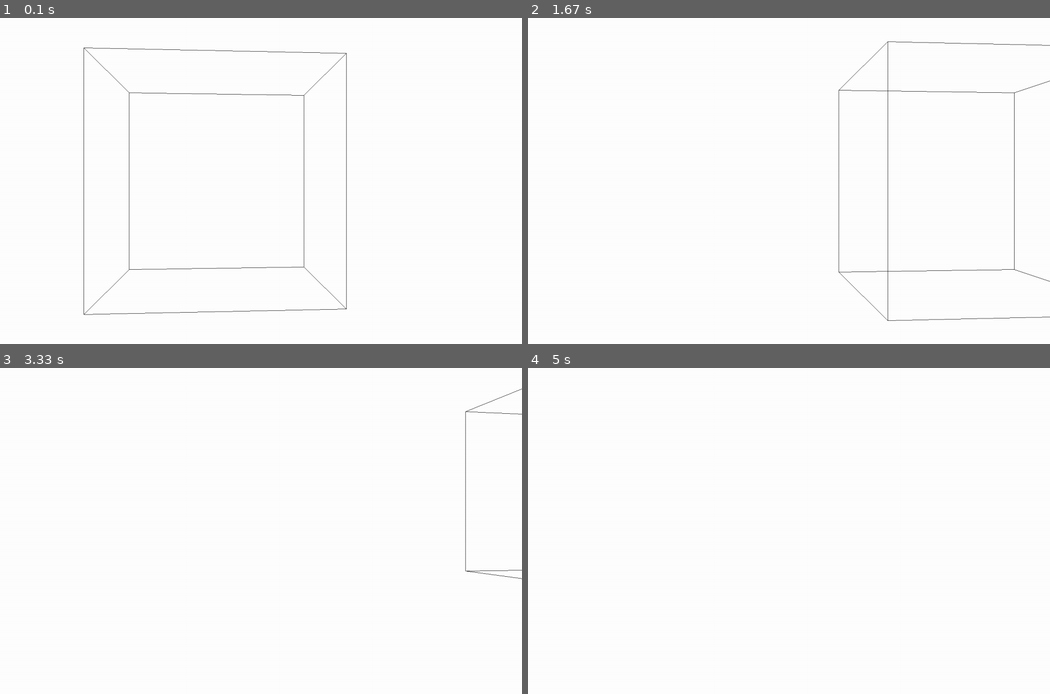
Above: before the commit, frames 1-4 (two rows, left to right).
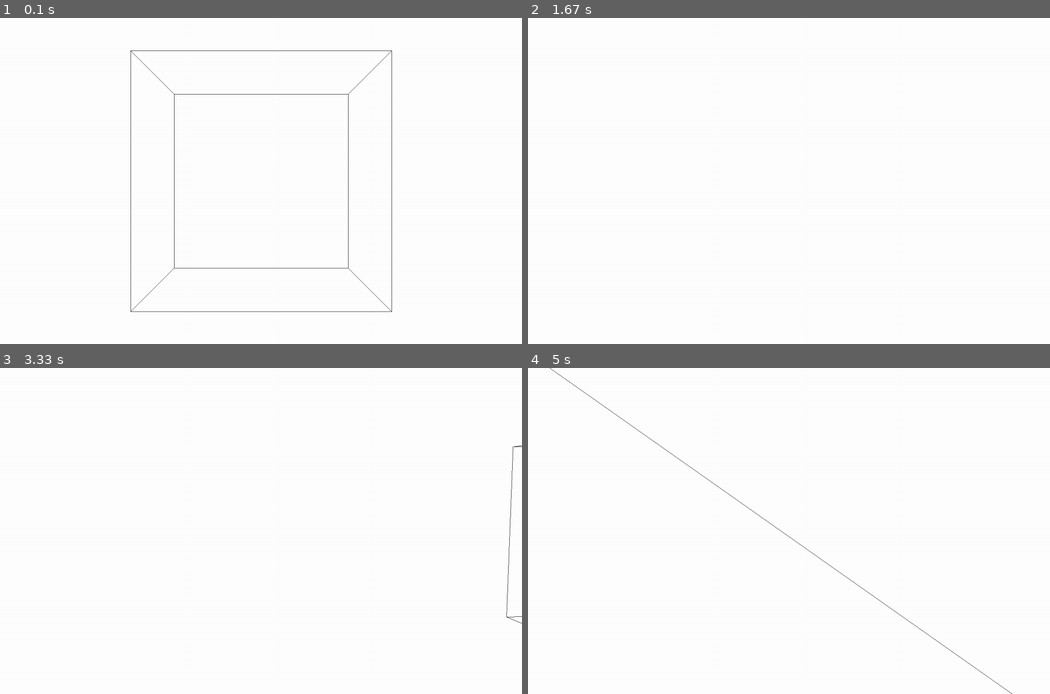
Above: after the commit, the same moments.

Repository: averyli290/pygame_programs
Game: pygame game, started from 3dengine.py
Same seed, same stepped clock (60 frames per second), same inputs: the game is played once before the commit and once after it.
Inputs (mouse positions are in pixels of both pictures, inside the frame that each line leads up to):
- Up to frame 1 (0.1 s): no input
- Up to frame 2 (1.67 s): hold D 0.33-0.8 s; move the mouse to (768, 194) at 0.37 s; hold W 0.83-1.13 s
- Up to frame 3 (3.33 s): hold A 1.67-2.2 s; tap E at 1.82 s; hold S 2.23-2.53 s; hold A 2.57-2.97 s; click (459, 654) at 3.05 s
- Up to frame 4 (5 s): hold W 3.33-3.7 s; hold Q 3.73-4.37 s; hold D 3.73-4.37 s; hold D from 4.4 s (still down); tap E at 4.55 s

The runs differ from the first frame. In frame 1, 1.7% of the frame differs, in the area x 16-76%, y 9-92%; in frame 2, 0.7%; in frame 3, 0.3%; in frame 4, 0.3%.

Commit message:
Updating the program

Diff:
--- a/3dengine.py
+++ b/3dengine.py
@@ -1,4 +1,4 @@
-import pygame, sys, math
+import pygame, sys, math, random
 
 # FROM YOUTUBE VIDEO https://www.youtube.com/watch?v=g4E9iq0BixA
 # This was learned, not just copied
@@ -17,15 +17,16 @@
     pygame.event.set_grab(1)
 
     class Player(pygame.sprite.Sprite):
-        def __init__(self, screen, color, pos=(0, 0, 0), rot=(0, 0)):
+        def __init__(self, screen, color, pos=(0, 0, 0), rot=(0, 0), verts=[], edges=[], faces=[]):
             pygame.sprite.Sprite.__init__(self)
 
             self.color = color
             self.screen = screen
 
-            # List of verticies and edges for the map
-            self.verts = []
-            self.edges = []
+            # List of faces, verticies and edges for the map
+            self.verts = verts
+            self.edges = edges
+            self.faces = faces
 
             # The variable that is divided by z for simulating depth (The width of the screen divided by 2 because that is the center)
             self.depthVar = self.screen.get_width()
@@ -38,11 +39,10 @@
             self.camrot = list(rot)
             self.clock = pygame.time.Clock()
 
-            self.mousesens = 10
-            self.radian = 0
+            # The higher this variable is, the lower the sensitivity (because we are dividing values by this number to get the rotation)
+            self.mousesens = 10000
 
         def events(self, event):
-            return 1
             if event.type == pygame.MOUSEMOTION:
                 x, y = event.rel
                 x /= self.mousesens
@@ -53,18 +53,19 @@
 
         def update(self, dt, key):
 
-            # Adding movements
+            # Adding movements (s is the distance to move)
             s = dt*10
 
             if key[pygame.K_q]: self.campos[1] += s
             if key[pygame.K_e]: self.campos[1] -= s
 
-            #x, y = s*math.sin(self.camrot[1]), s*math.cos(self.camrot[1])
-
-            if key[pygame.K_w]: self.campos[2] += s
-            if key[pygame.K_a]: self.campos[0] -= s
-            if key[pygame.K_s]: self.campos[2] -= s
-            if key[pygame.K_d]: self.campos[0] += s
+            x, y = s*math.sin(self.camrot[1]), s*math.cos(self.camrot[1])
+
+            # Applying the respective movements
+            if key[pygame.K_w]: self.campos[0] += x; self.campos[2] += y
+            if key[pygame.K_a]: self.campos[0] -= y; self.campos[2] += x
+            if key[pygame.K_s]: self.campos[0] -= x; self.campos[2] -= y
+            if key[pygame.K_d]: self.campos[0] += y; self.campos[2] -= x
 
         def handle_keys(self):
             dt = self.clock.tick()/1000
@@ -80,14 +81,17 @@
 
                 self.events(event)
 
+            # Rendering the faces
+            #self.renderFaces()
+            self.renderEdges()
             # Updating camera view depending on key inputs (in small increments, hence the 1000)
-            self.radian += dt
             key = pygame.key.get_pressed()
             self.update(dt, key)
 
         def initializeSetting(self):
             self.verts = [(-1, -1, -1), (1, -1, -1), (1, 1, -1), (-1, 1, -1), (-1, -1, 1), (1, -1, 1), (1, 1, 1), (-1, 1, 1)]
             self.edges = [(0, 1), (1, 2), (2, 3), (3, 0), (4, 5), (5, 6), (6, 7), (7, 4), (0, 4), (1, 5), (2, 6), (3, 7)]
+            self.faces = [(0, 1, 2, 3), (4, 5, 6, 7), (0, 1, 5 , 4), (2, 3, 7 ,6), (0, 3, 7, 4), (1, 2, 6, 5)]
 
         def rotate2d(self, pos, rad):
             # Based on unit circle (counterclockwise)
@@ -104,6 +108,25 @@
             # Adding in the rotation
             return x*c-y*s, y*c+x*s
 
+        def convertCoords(self, x, y, z, perspective=True):
+            # If perspective, applying the depth to x and y
+
+            # This converts the coords from 3d to 2d for pygame
+            x -= self.campos[0]
+            y -= self.campos[1]
+            z -= self.campos[2]
+
+            # Rotating on the y axis first, then x axis
+            x, z = self.rotate2d((x, z), self.camrot[1])
+            y, z = self.rotate2d((y, z), self.camrot[0])
+
+            # Simulating depth (The larger z is, the further away it will appear)
+            depth = self.depthVar/z
+            if perspective: x, y = x*depth, y*depth
+
+            return x, y, z, depth
+
+
         def renderPoints(self):
 
             # Clearing the screen
@@ -112,22 +135,13 @@
             # Rendering verticies
             for x,y,z in self.verts:
 
-                x -= self.campos[0]
-                y -= self.campos[1]
-                z -= self.campos[2]
-
-                # Adding in the mouse rotation
-                # Rotating on the y axis first, then x axis
-                x, z = self.rotate2d((x, z), self.camrot[1])
-                y, z = self.rotate2d((y, z), self.camrot[0])
-
-
-                # Simulating depth (The larger z is, the further away it will appear)
-                depth = self.depthVar/z
-                x, y = x*depth, y*depth
+                # Converting coords
+                x,y,z,depth = self.convertCoords(x, y, z)
 
                 # Creating the verticies (self.cx and self.cy because that is the center)
-                pygame.draw.circle(self.screen, (0, 0, 0), (self.cx+int(x), self.cy+int(y)), 6)
+                # Making the radius of the verticies
+                radius = abs(int(20/z))
+                pygame.draw.circle(self.screen, (0, 0, 0), (self.cx+int(x), self.cy+int(y)), radius)
 
             pygame.display.flip()
 
@@ -140,38 +154,70 @@
             for edge in self.edges:
 
                 # Putting the edge points into a list
-                points = []
+                screen_coords= []
 
                 for x,y,z in (self.verts[edge[0]], self.verts[edge[1]]):
 
-                    x -= self.campos[0]
-                    y -= self.campos[1]
-                    z -= self.campos[2]
-
-                    # Adding in the mouse rotation
-                    # Rotating on the y axis first, then x axis
-
-                    x, z = self.rotate2d((x, z), self.radian)
-
-                    x, z = self.rotate2d((x, z), self.camrot[1])
-                    y, z = self.rotate2d((y, z), self.camrot[0])
-
-                    # Getting the x and y coords for both points
-                    depth = self.depthVar/z
-                    x, y = x*depth, y*depth
+                    # Converting coords
+                    x,y,z,depth = self.convertCoords(x, y, z)
 
                     # Adding the point to the list
-                    points += [(self.cx+int(x), self.cy+int(y))]
-
-                pygame.draw.line(self.screen, (0, 0, 0), points[0], points[1], 1)
+                    screen_coords += [(self.cx+int(x), self.cy+int(y))]
+
+                pygame.draw.line(self.screen, (0, 0, 0), screen_coords[0], screen_coords[1], 1)
 
             pygame.display.flip()
+
+        def renderFaces(self):
+            # TO BE FIXED
+
+            # Clearing the screen
+            screen.fill((255, 255, 255))
+
+            # Translating all verticies to start, points is for 3d, screen_coords for 2d
+            screen_coords = []
+            points = []
+            for x,y,z in self.verts:
+                x, z = self.rotate2d((x, z), self.camrot[1])
+                x, y = self.rotate2d((x, y), self.camrot[0])
+
+                points += [(x,y,z)]
+
+                depth = self.depthVar/z
+                x,y = x*depth, y*depth
+
+                screen_coords += [(self.cx+int(x), self.cy+int(y))]
+
+
+            # Rendering faces
+            face_list = []
+
+            for face in self.faces:
+
+                # Making sure that the face is in front of the camera
+                on_screen = False
+
+                # For each of the verticies in the face, if the z coord is > 0, then true
+                for i in face:
+                    if points[i][2] > 0: on_screen = True; break
+
+                if on_screen:
+                    # Getting the coordinates for each vertex on the face
+                    coords = [screen_coords[i] for i in face]
+
+                    # Putting the coords into the list for drawing later
+                    face_list += [coords]
+
+            for i in range(len(face_list)):
+                color = random.randint(0, 255)
+                pygame.draw.polygon(self.screen, (color, color, color), face_list[i], 0)
 
     p = Player(screen, (0, 255, 255), (0, 0, -5))
     p.initializeSetting()
 
     while True:
         p.handle_keys()
-        p.renderEdges()
+        #p.renderEdges()
+        #p.renderPoints()
 
 main()
